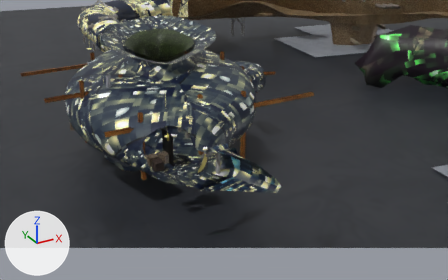
What one commit did to the Blender file media/trunk/tracks/mines/mines.blend.
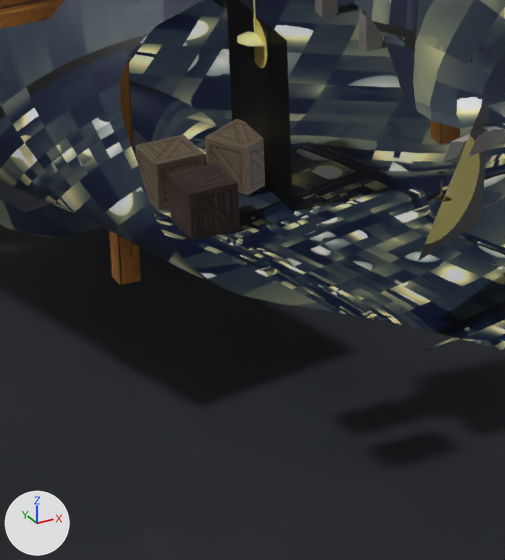
Each version is shown from a camera (50 mm lens) standing at (-69.0, -200.9, 56.2) and looking at (-9.4, -92.6, 2.0), then close up on the part from 27% to 47% of the width and 46% to 82% of the height. Lighting does not change. The marker at lower left points along +X, +Y and +Z. The first two pictures are the older version. Everything nearer to the camera than a plane just in front of the edit is cut away.
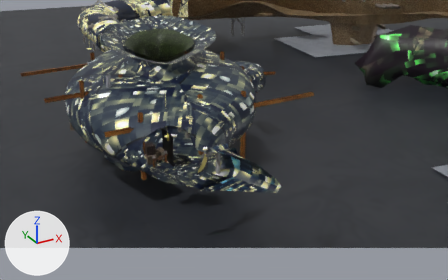
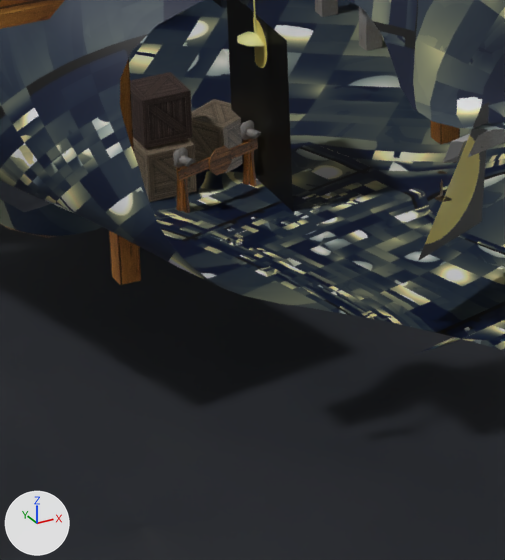
Pixel boxes (x1, y1, x2, y2) of what changed, in the close-ups (505 x 560 px):
'Cube.007', moved: before (169, 163, 240, 240); after (130, 72, 193, 148)
'Cube.008', moved: before (205, 119, 265, 195); after (188, 99, 243, 174)
'Cube.009', moved: before (136, 135, 205, 211); after (133, 137, 197, 202)
'Cube.014', added (brown): after (176, 138, 258, 213)
'Circle.000', added: after (173, 120, 254, 168)
'Circle.003', added: after (178, 128, 261, 167)

Patch to the scene script:
```diff
--- a/media/trunk/tracks/mines/mines.blend.py
+++ b/media/trunk/tracks/mines/mines.blend.py
@@ me_cube @@
+me_cube.from_pydata(...)  # 104 vertices, 94 faces; spans x -0.53..2.38, y 0.78..1.23, z -0.61..1.16
+me_cube.materials.append(mat_dark_wall_wood_jpg)  # picture img_dark_wall_wood_jpg
@@ me_circle_001 @@
+me_circle_001.from_pydata(...)  # 32 vertices, 28 faces; spans x -2.47..0.42, y 0.05..0.17, z 0.62..1.14
+me_circle_001.polygons.foreach_set('use_smooth', [True] * 28)
+me_circle_001.materials.append(mat_metal_rusted_rgb)  # picture img_metal_rusted_rgb
@@ me_circle_007 @@
+me_circle_007.from_pydata(...)  # 114 vertices, 96 faces; spans x -0.24..2.51, y -0.85..-0.4, z 1.76..2.05
+me_circle_007.polygons.foreach_set('use_smooth', [True] * 96)
+me_circle_007.materials.append(mat_metal_rusted_rgb)  # picture img_metal_rusted_rgb
@@ ob_cube_009 @@
 ob_cube_009 = bpy.data.objects.new('Cube.009', me_cube_024)
-ob_cube_009.location = (-24.03, -86.72, -1.91)
+ob_cube_009.location = (-24.03, -85.8, -1.91)
@@ ob_cube_008 @@
 ob_cube_008 = bpy.data.objects.new('Cube.008', me_cube_020)
-ob_cube_008.location = (-21.03, -86.72, -1.91)
+ob_cube_008.location = (-21.03, -84.54, -1.91)
 ob_cube_008.rotation_euler = (0.0, 0.0, 0.502)  # degrees (0, 0, 29)
@@ ob_cube_007 @@
 ob_cube_007 = bpy.data.objects.new('Cube.007', me_cube_018)
-ob_cube_007.location = (-23.91, -89.71, -1.91)
+ob_cube_007.location = (-23.91, -85.36, 0.2)
@@ ob_cube_014 @@
+ob_cube_014 = bpy.data.objects.new('Cube.014', me_cube)
+ob_cube_014.location = (-23.29, -89.31, -2.34)
+ob_cube_014.rotation_euler = (0.0, 0.0, 0.313)  # degrees (0, 0, 18)
+ob_cube_014.scale = (1.39, 1.39, 1.39)
@@ ob_circle_000 @@
+ob_circle_000 = bpy.data.objects.new('Circle.000', me_circle_001)
+ob_circle_000.location = (-21.11, -87.25, -1.9)
+ob_circle_000.rotation_euler = (0.0, 0.0, 0.313)  # degrees (0, 0, 18)
+ob_circle_000.scale = (1.39, 1.39, 1.39)
@@ ob_circle_003 @@
+ob_circle_003 = bpy.data.objects.new('Circle.003', me_circle_007)
+ob_circle_003.location = (-24.17, -87.57, -3.36)
+ob_circle_003.rotation_euler = (0.0, 0.0, 0.313)  # degrees (0, 0, 18)
+ob_circle_003.scale = (1.39, 1.39, 1.39)
```
